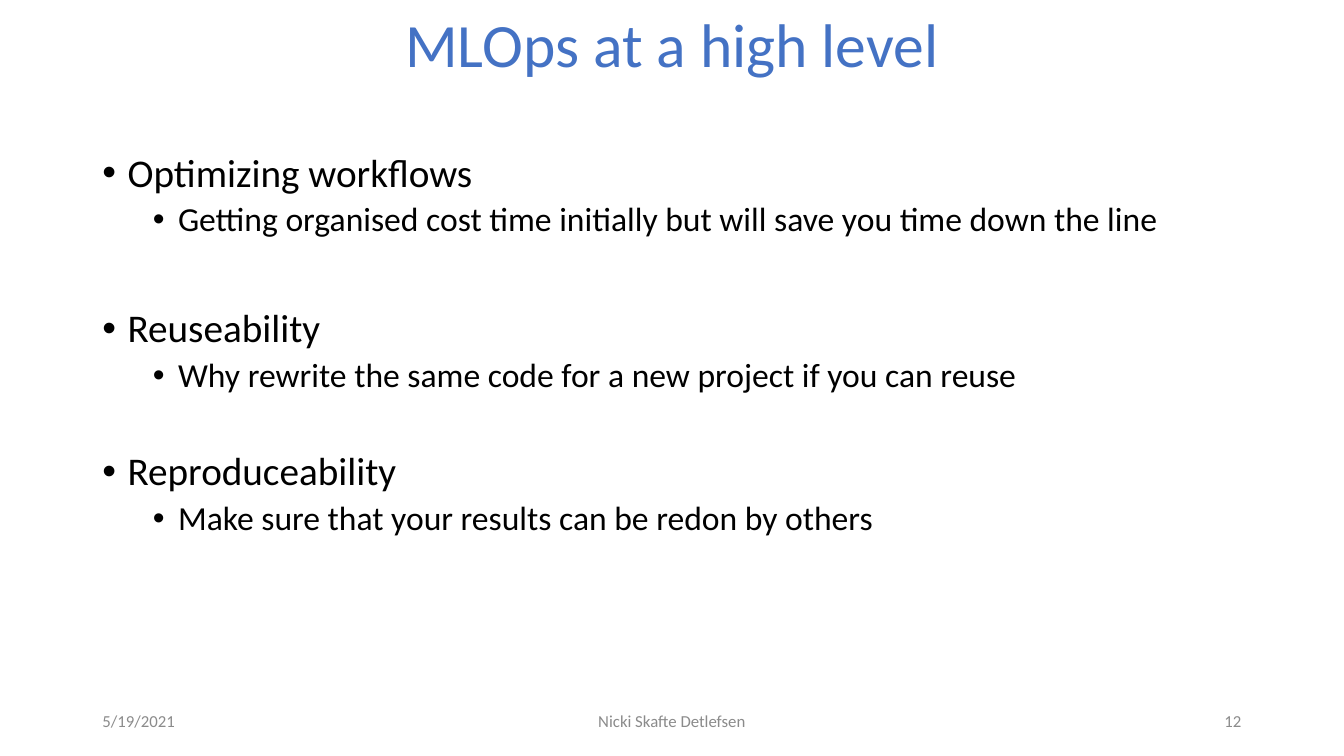
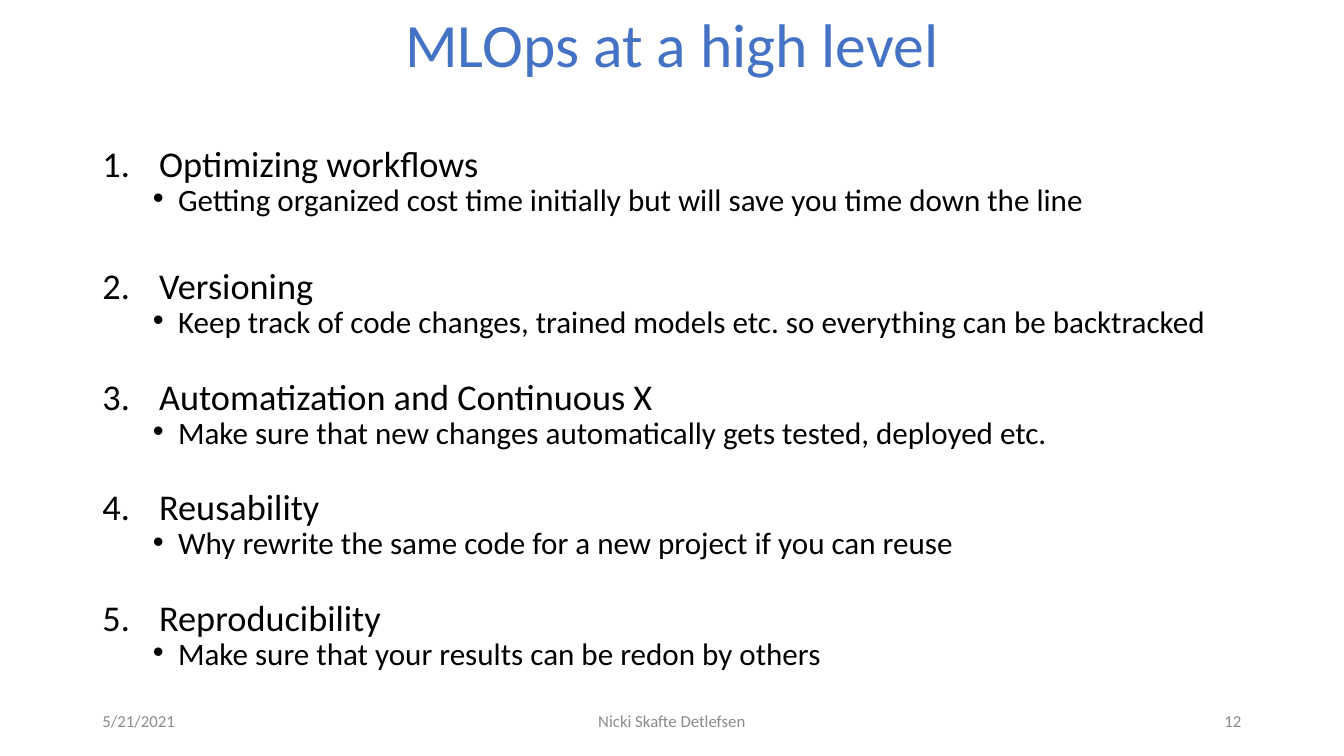
Before and after one commit to DeepEasterbunny/dtu_mlops, a slide deck: slide 12 of 02_code_organisation/MLOps.pptx. Drawn at 1344x756 pixels with LibreOffice and Linux fonts; fonts in the diff are those of the drawing; background and template pictures are left out. Boxes give left, top, right and bottom in pixels: in the first picture for what was removed or moved away, otherwise in the second. Text is boxed around its words. In the diff, an @@ line names an element or a change of style, - is before the commit and + after.

```diff
--- a/02_code_organisation/MLOps.pptx
+++ b/02_code_organisation/MLOps.pptx
@@ text at [159,151,953,670]: size 28 to 25.9 pt in "Optimizing workflows"; size 24 to 22.2 pt in "Why rewrite the same code for a ...", "Make sure that your results can be ..."; bullet • to 1.; line spacing 0.9 to 0.7 @@
@@ text at [159,189,1205,526]: text changed; size 24 to 22.2 pt @@
-  • Getting organised cost time initially but will save you time down the line
-• Reuseability
+  • Getting organized cost time initially but will save you time down the line
+2. Versioning
+  • Keep track of code changes, trained models etc. so everything can be backtracked
+3. Automatization and Continuous X
+  • Make sure that new changes automatically gets tested, deployed etc.
+4. Reusability
@@ text at [159,605,381,637]: text changed; size 28 to 25.9 pt @@
-• Reproduceability
+5. Reproducibility
@@ text at [102,715,174,728]: text changed @@
-5/19/2021
+5/21/2021
```
Also in this commit, not shown: 11 other slides changed, 6 other files.
